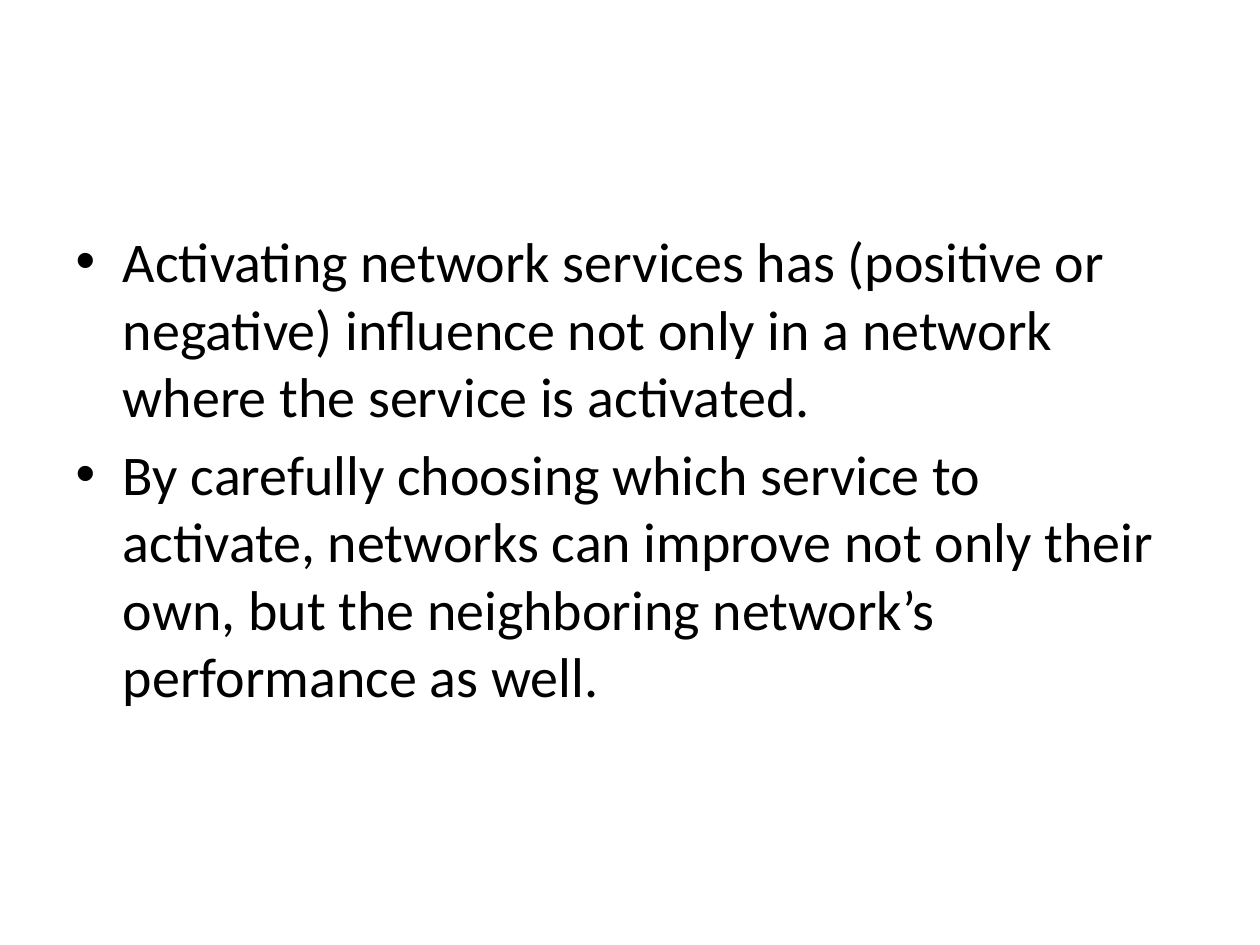
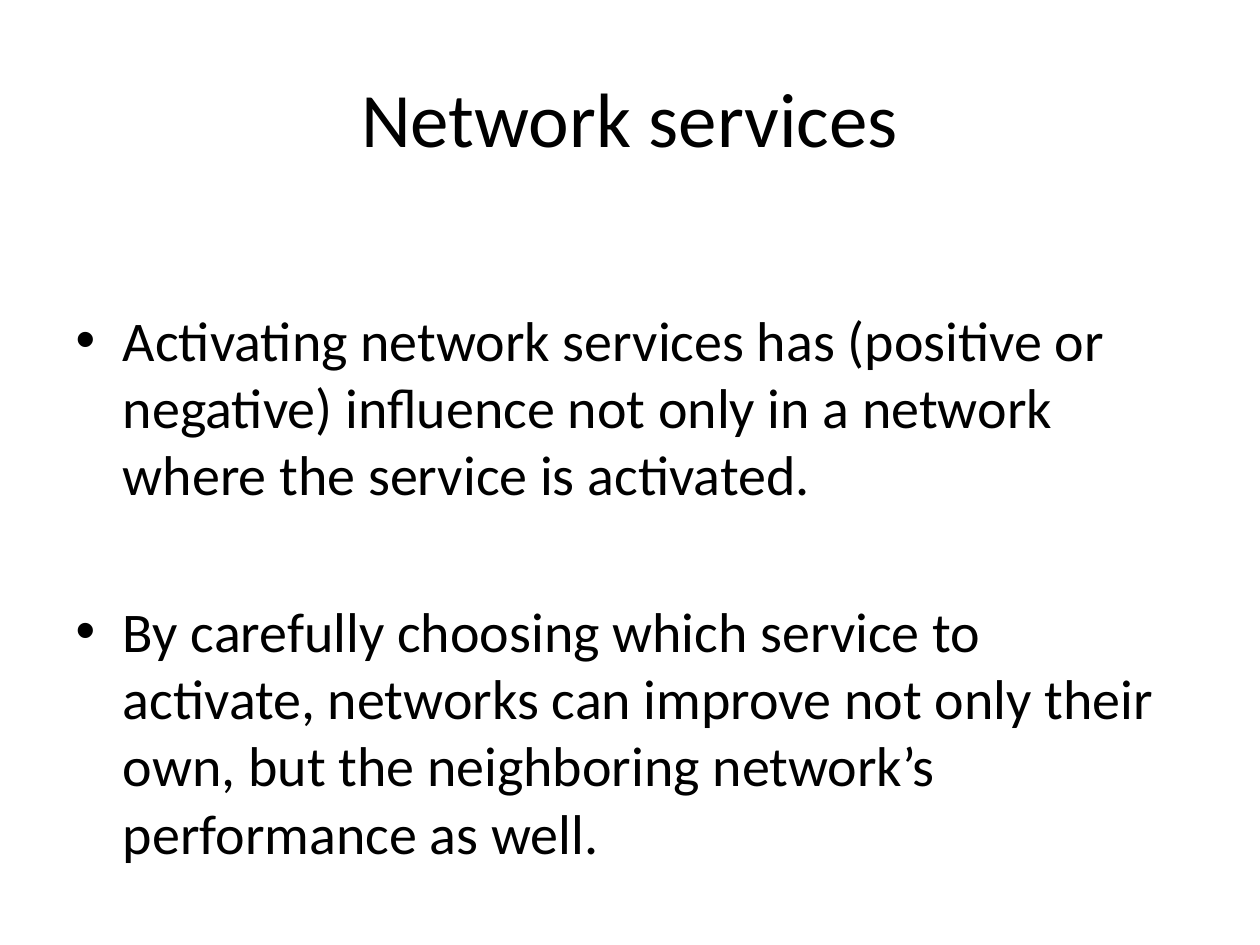
Before and after one commit to ro1208984/learning.java, a slide deck: slide 10 of Mobile Day presentation.pptx (slide 11 before the commit). Drawn at 1260x945 pixels with LibreOffice and Linux fonts; fonts in the diff are those of the drawing. Boxes give left, top, right and bottom in pixels: in the first picture for what was removed or moved away, otherwise in the second. Text is boxed around its words. In the diff, an @@ line names an element or a change of style, - is before the commit and + after.

```diff
--- a/Mobile Day presentation.pptx
+++ b/Mobile Day presentation.pptx
@@ title added at bbox=[361, 93, 898, 148], 44 pt, text #000000 @@
+Network services
@@ text "Activating network services has (positive ..." rewrapped from bbox=[123, 241, 1152, 706] to bbox=[123, 320, 1152, 863] @@
```
Also in this commit, not shown: 16 other slides changed, 5 slides added, 2 slides removed.
